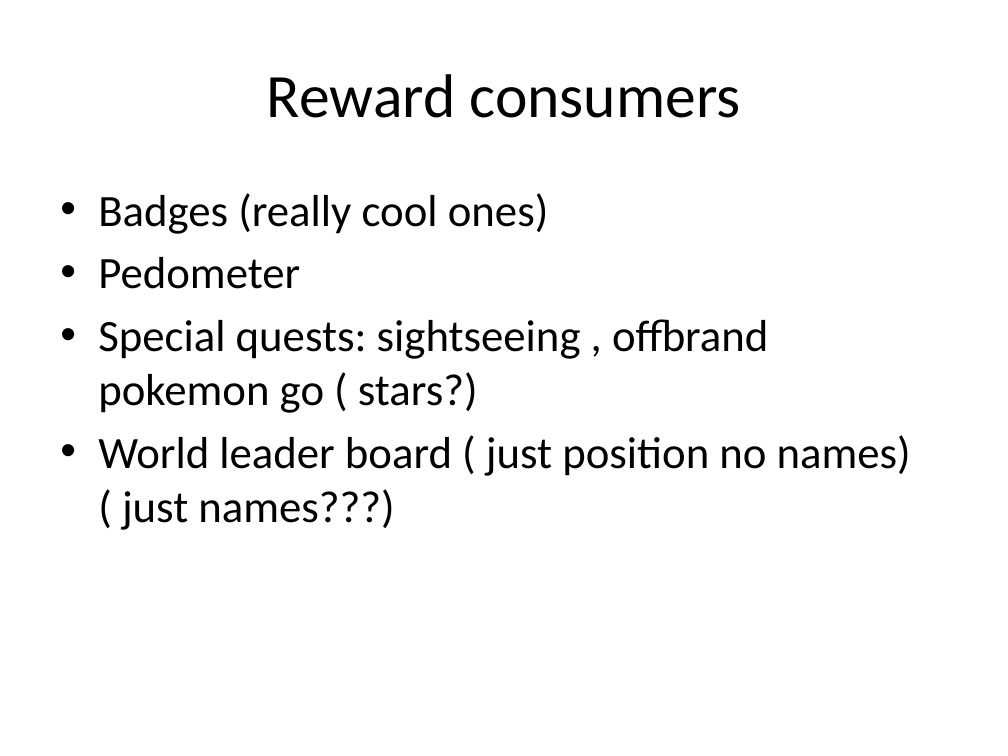
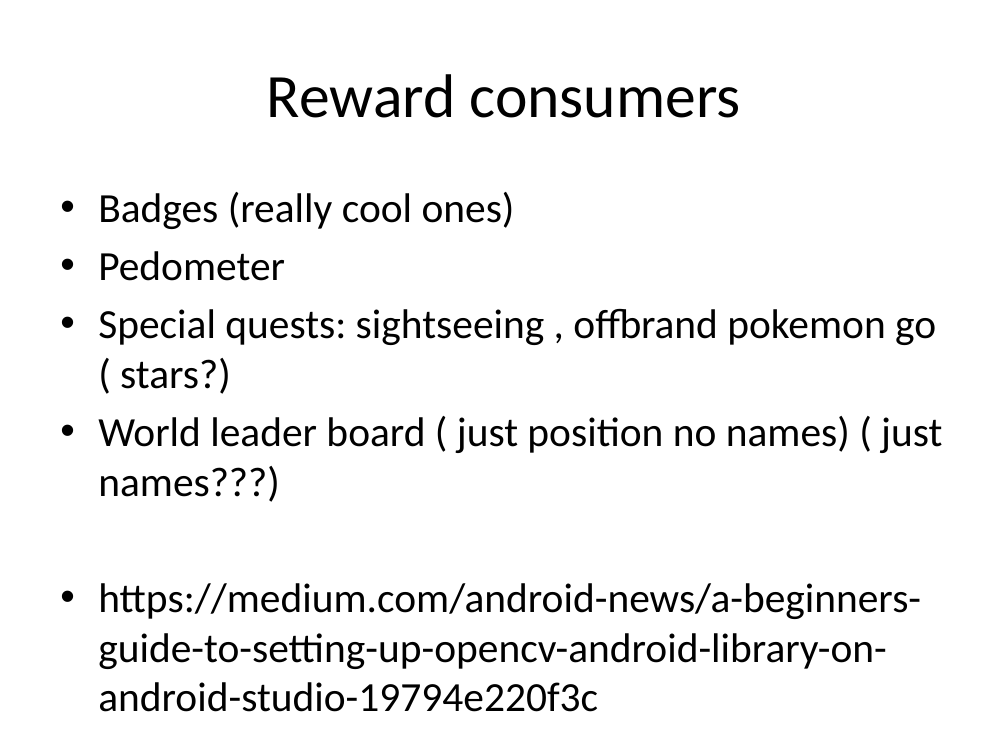
Before and after one commit to celine-zhu/D_daleGPS, a slide deck: slide 3 of design idea.pptx. Drawn at 1008x756 pixels with LibreOffice and Linux fonts; fonts in the diff are those of the drawing. Boxes give left, top, right and bottom in pixels: in the first picture for what was removed or moved away, otherwise in the second. Text is boxed around its words. In the diff, an @@ line names an element or a change of style, - is before the commit and + after.

```diff
--- a/design idea.pptx
+++ b/design idea.pptx
@@ text at (x1=98, y1=192, x2=942, y2=502): size 32 to 29.6 pt in "Badges (really cool ones)", "Pedometer", "Special quests: sightseeing , offbrand pokemon go ...", "World leader board ( just position no ..." @@
@@ text at (x1=98, y1=583, x2=921, y2=669): paragraph added @@
+• https://medium.com/android-news/a-beginners-guide-to-setting-up-opencv-android-library-on-android-studio-19794e220f3c
```
Also in this commit, not shown: 2 other files.
